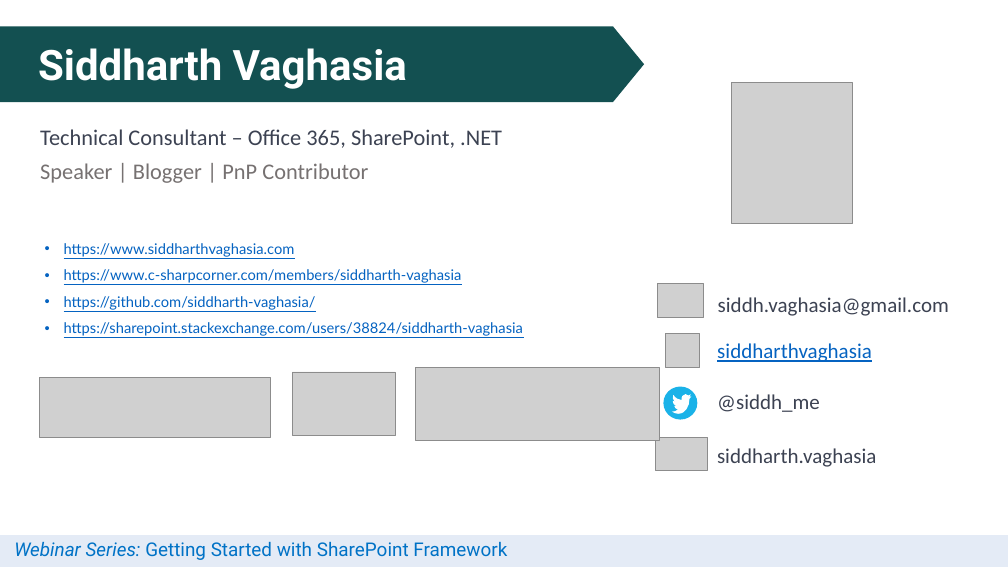
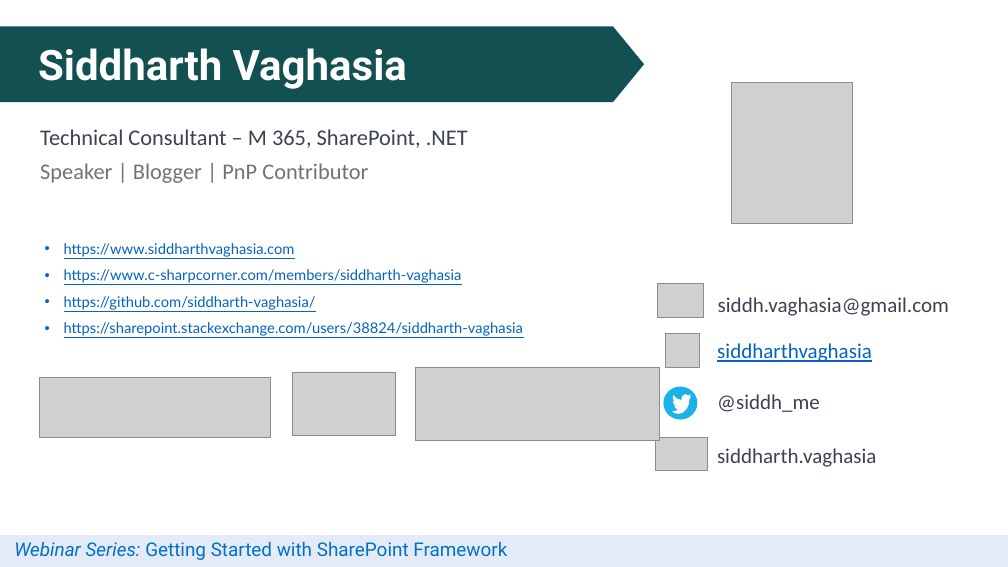
Before and after one commit to siddharth-vaghasia/public-docs, a slide deck: slide 3 of SPFx Webinar - SPFx with React - Siddharth Vaghasia.pptx. Drawn at 1008x567 pixels with LibreOffice and Linux fonts; fonts in the diff are those of the drawing; grey boxes stand for pictures; background and template pictures are left out. Boxes give left, top, right and bottom in pixels: in the first picture for what was removed or moved away, otherwise in the second. Text is boxed around its words. In the diff, an @@ line names an element or a change of style, - is before the commit and + after.

Commit message:
v3

```diff
--- a/SPFx Webinar - SPFx with React - Siddharth Vaghasia.pptx
+++ b/SPFx Webinar - SPFx with React - Siddharth Vaghasia.pptx
@@ text at (40, 129, 468, 148): text changed @@
-Technical Consultant – Office 365, SharePoint, .NET
+Technical Consultant – M 365, SharePoint, .NET
```
Also in this commit, not shown: 1 other slide changed.
